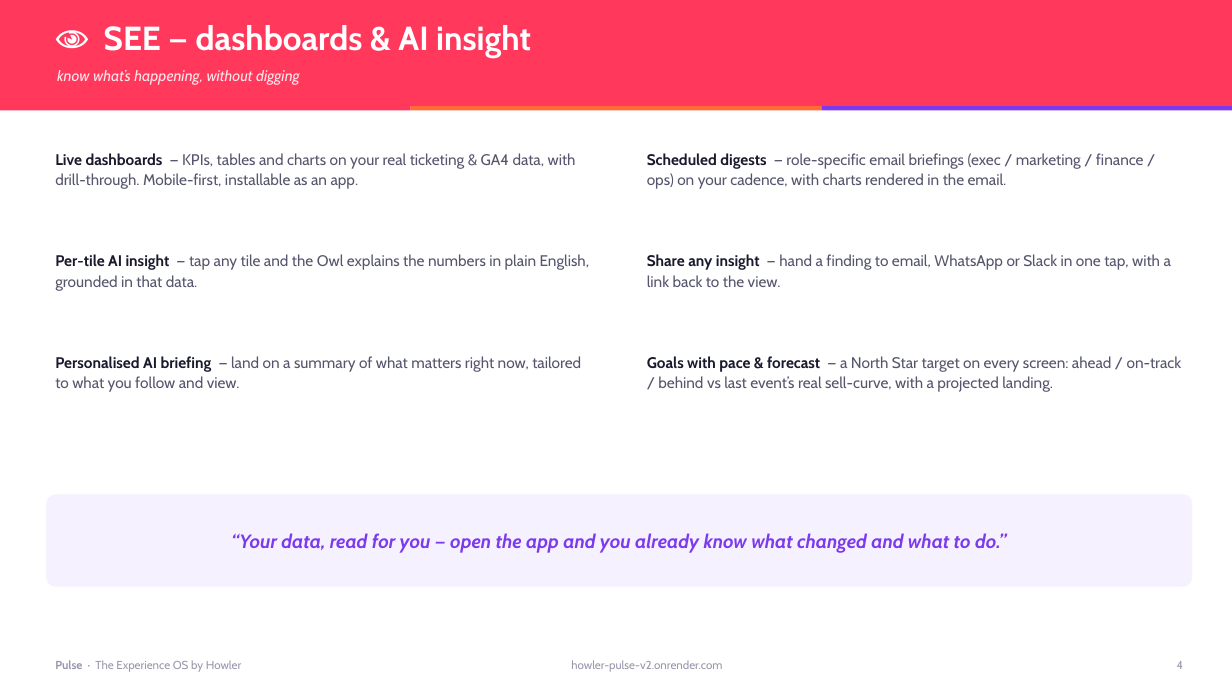
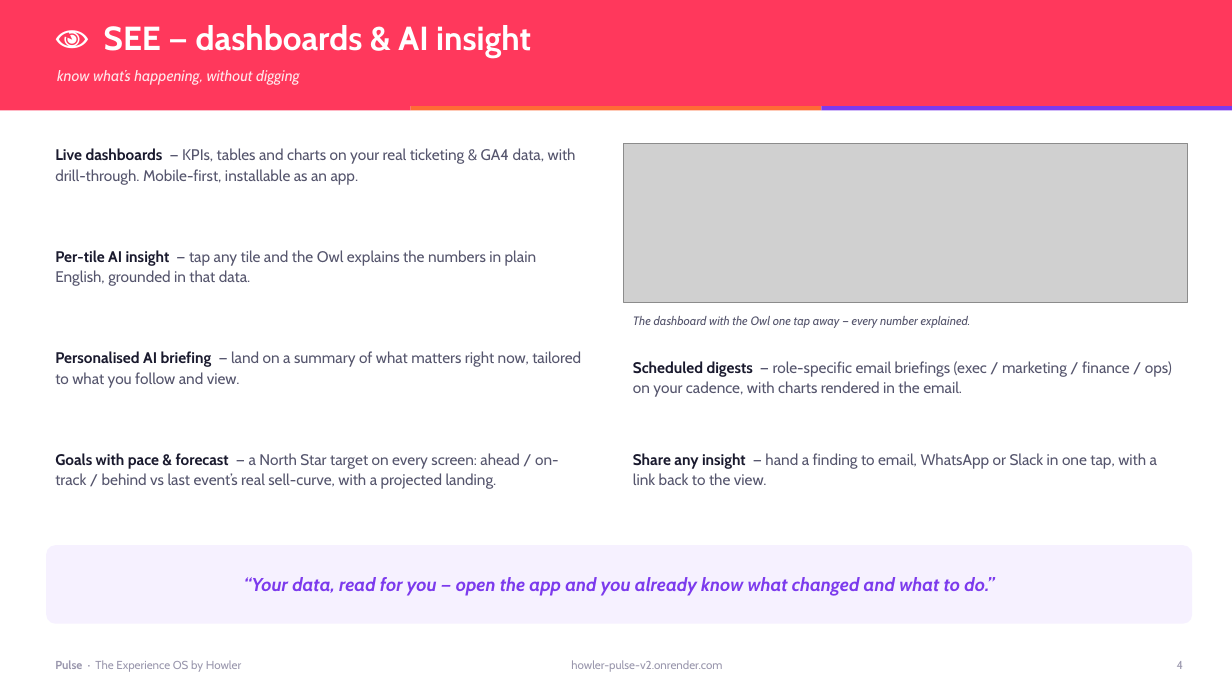
Before and after one commit to Shai-Xai/Shai-looker2, a slide deck: slide 4 of docs/sales-collateral/Pulse-Sales-Deck.pptx. Drawn at 1232x693 pixels with LibreOffice and Linux fonts; fonts in the diff are those of the drawing; grey boxes stand for pictures. Boxes give left, top, right and bottom in pixels: in the first picture for what was removed or moved away, otherwise in the second. Text is boxed around its words. In the diff, an @@ line names an element or a change of style, - is before the commit and + after.

```diff
--- a/docs/sales-collateral/Pulse-Sales-Deck.pptx
+++ b/docs/sales-collateral/Pulse-Sales-Deck.pptx
@@ text "Live dashboards — KPIs, tables ...": place and size @@
-text "Live dashboards — KPIs, tables ..." at box(55, 153, 576, 189)
+text "Live dashboards — KPIs, tables ..." at box(55, 148, 576, 185)
@@ picture added at box(624, 143, 1188, 302) @@
@@ text "Per-tile AI insight — tap ..." rewrapped from box(55, 254, 590, 291) to box(55, 250, 536, 286) @@
@@ text added at box(633, 316, 971, 328), 9.5 pt, text #55556D, italic @@
+The dashboard with the Owl one tap away — every number explained.
@@ text "Personalised AI briefing — land ...": place and size @@
-text "Personalised AI briefing — land ..." at box(55, 356, 581, 392)
+text "Personalised AI briefing — land ..." at box(55, 351, 581, 388)
@@ text "Scheduled digests — role-specific email ..." rewrapped from box(647, 153, 1144, 189) to box(633, 361, 1172, 397) @@
@@ text "Goals with pace & forecast ..." rewrapped from box(647, 356, 1182, 392) to box(55, 453, 559, 489) @@
@@ text "Share any insight — hand ...": place and size @@
-text "Share any insight — hand ..." at box(647, 254, 1171, 287)
+text "Share any insight — hand ..." at box(633, 453, 1157, 485)
@@ rounded rectangle: place and size @@
-rounded rectangle at box(46, 494, 1192, 587)
+rounded rectangle at box(46, 545, 1192, 624)
@@ rounded rectangle at box(46, 545, 1192, 624): proportions changed @@
@@ text "“Your data, read for you ...": place and size @@
-text "“Your data, read for you ..." at box(231, 533, 1006, 553)
+text "“Your data, read for you ..." at box(244, 577, 994, 596)
@@ text "“Your data, read for you ..." at box(244, 577, 994, 596): size 15 to 14.5 pt @@
```
Also in this commit, not shown: 4 other files.
